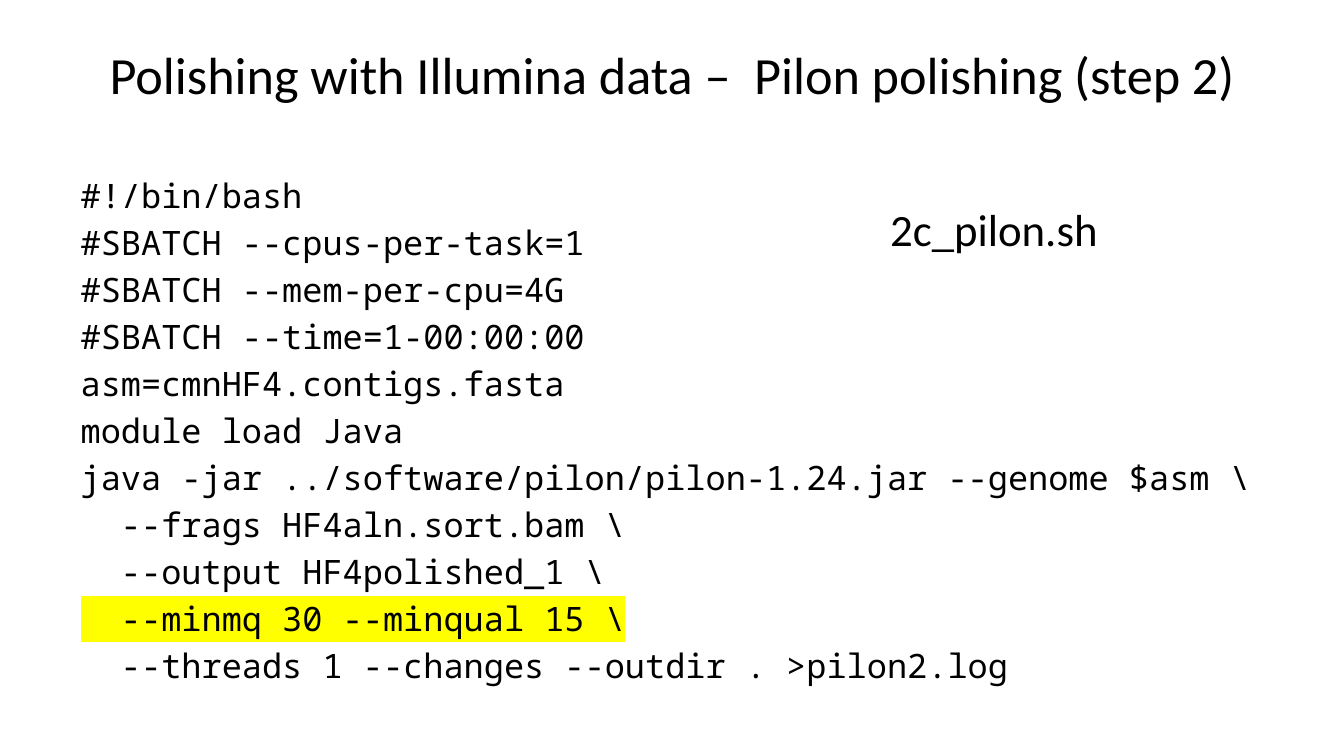
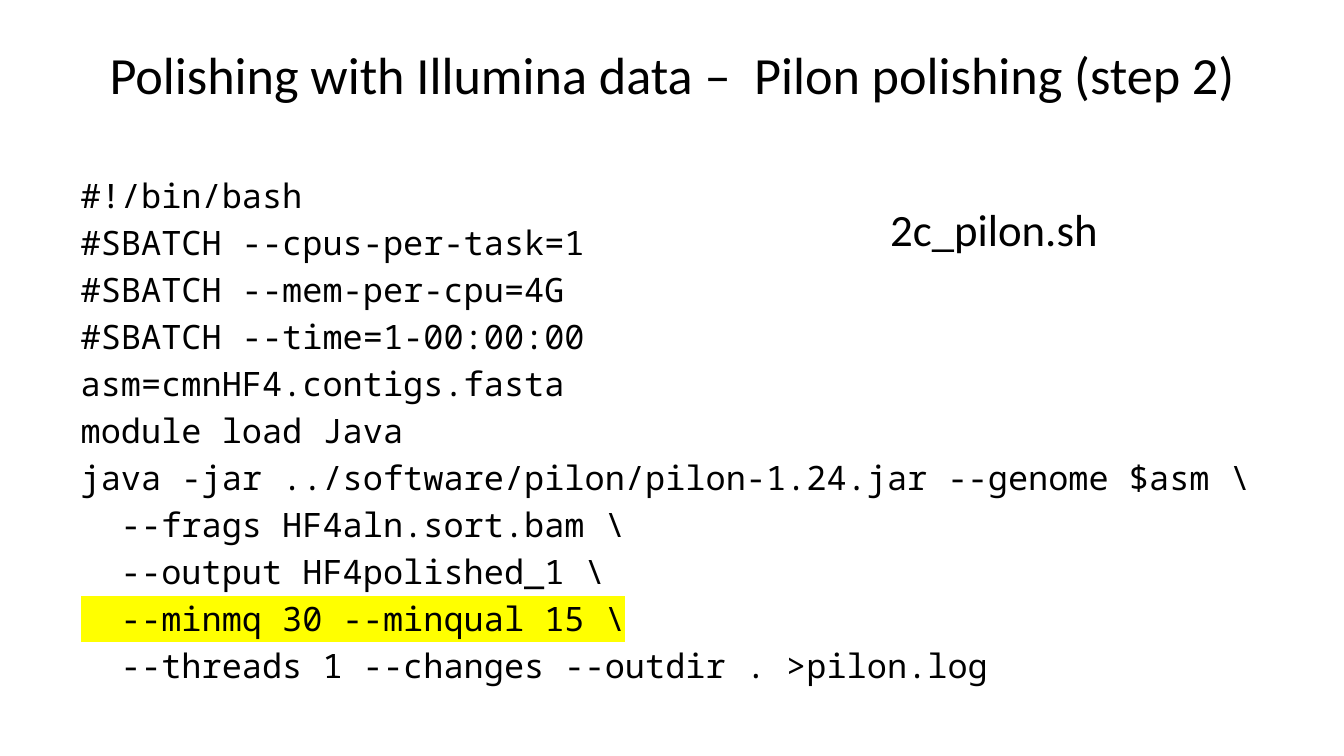
Before and after one commit to liu3zhenlab/teaching, a slide deck: slide 25 of PLPTH813Bioinformatis/2025/2_lab/lab12_assembly.pptx (slide 24 before the commit). Drawn at 1344x756 pixels with LibreOffice and Linux fonts; fonts in the diff are those of the drawing. Boxes give left, top, right and bottom in pixels: in the first picture for what was removed or moved away, otherwise in the second. Text is boxed around its words. In the diff, an @@ line names an element or a change of style, - is before the commit and + after.

```diff
--- a/PLPTH813Bioinformatis/2025/2_lab/lab12_assembly.pptx
+++ b/PLPTH813Bioinformatis/2025/2_lab/lab12_assembly.pptx
@@ text at (x1=121, y1=652, x2=988, y2=687): text changed @@
---threads 1 --changes --outdir . >pilon2.log
+--threads 1 --changes --outdir . >pilon.log
```
Also in this commit, not shown: 3 other slides changed, 1 slide added, 1 other file.
